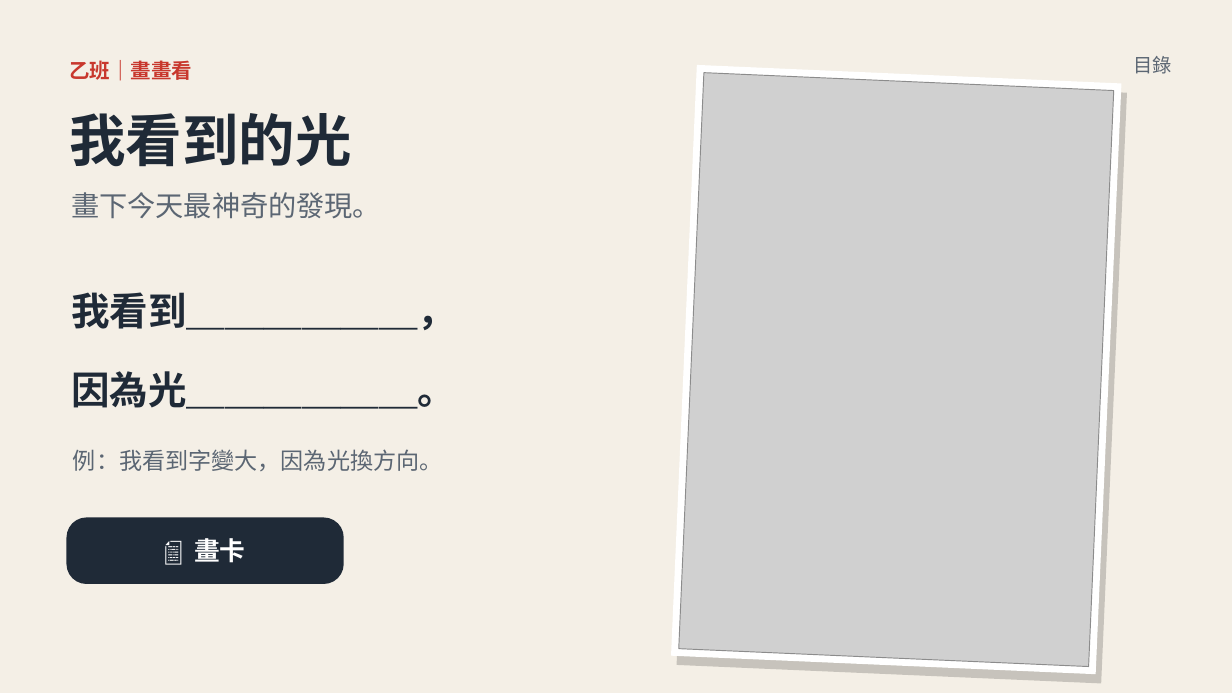
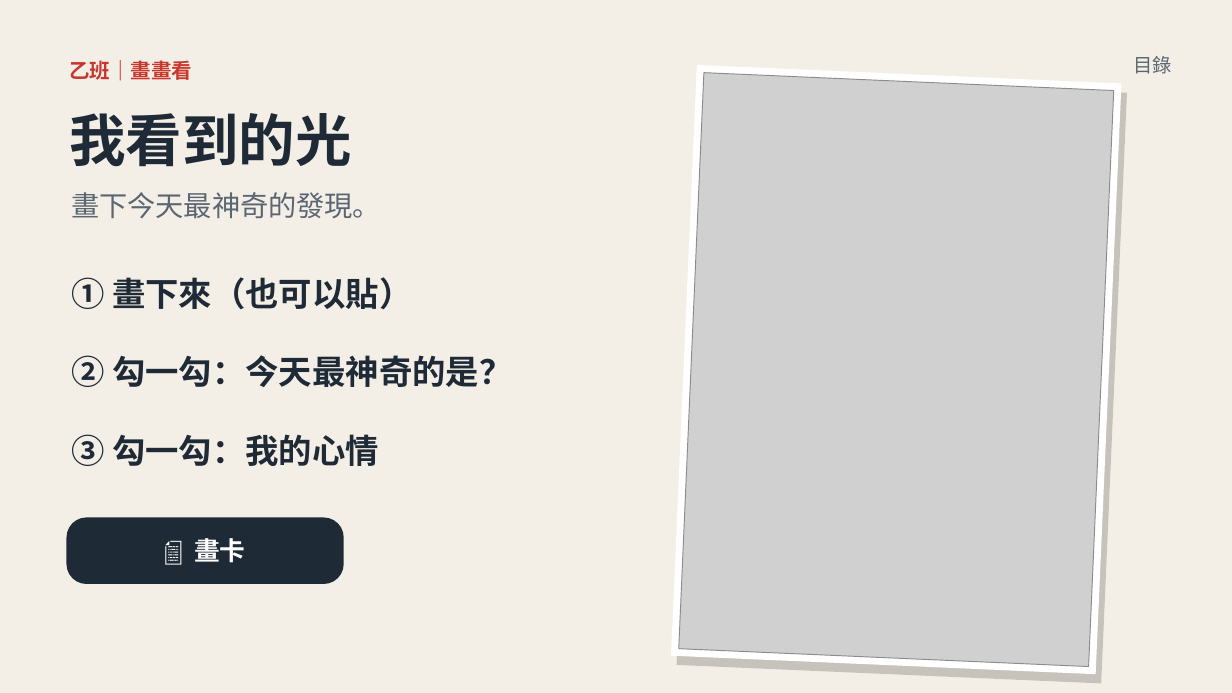
Before and after one commit to classtools1020/sports-results, a slide deck: slide 26 of f8f9fc3bd1/slides.pptx. Drawn at 1232x693 pixels with LibreOffice and Linux fonts; fonts in the diff are those of the drawing; grey boxes stand for pictures. Boxes give left, top, right and bottom in pixels: in the first picture for what was removed or moved away, otherwise in the second. Text is boxed around its words. In the diff, an @@ line names an element or a change of style, - is before the commit and + after.

```diff
--- a/f8f9fc3bd1/slides.pptx
+++ b/f8f9fc3bd1/slides.pptx
@@ text at (71,277,412,309): text changed; size 30 to 26 pt @@
-我看到＿＿＿＿＿＿，
+① 畫下來（也可以貼）
@@ text at (71,355,513,387): text changed; size 30 to 26 pt @@
-因為光＿＿＿＿＿＿。
+② 勾一勾：今天最神奇的是？
@@ text at (71,434,379,466): text changed; size 18 to 26 pt; text colour #5B6673 to #1F2A37; bold on @@
-例：我看到字變大，因為光換方向。
+③ 勾一勾：我的心情
```
Also in this commit, not shown: 1 other slide changed, 2 other files.
